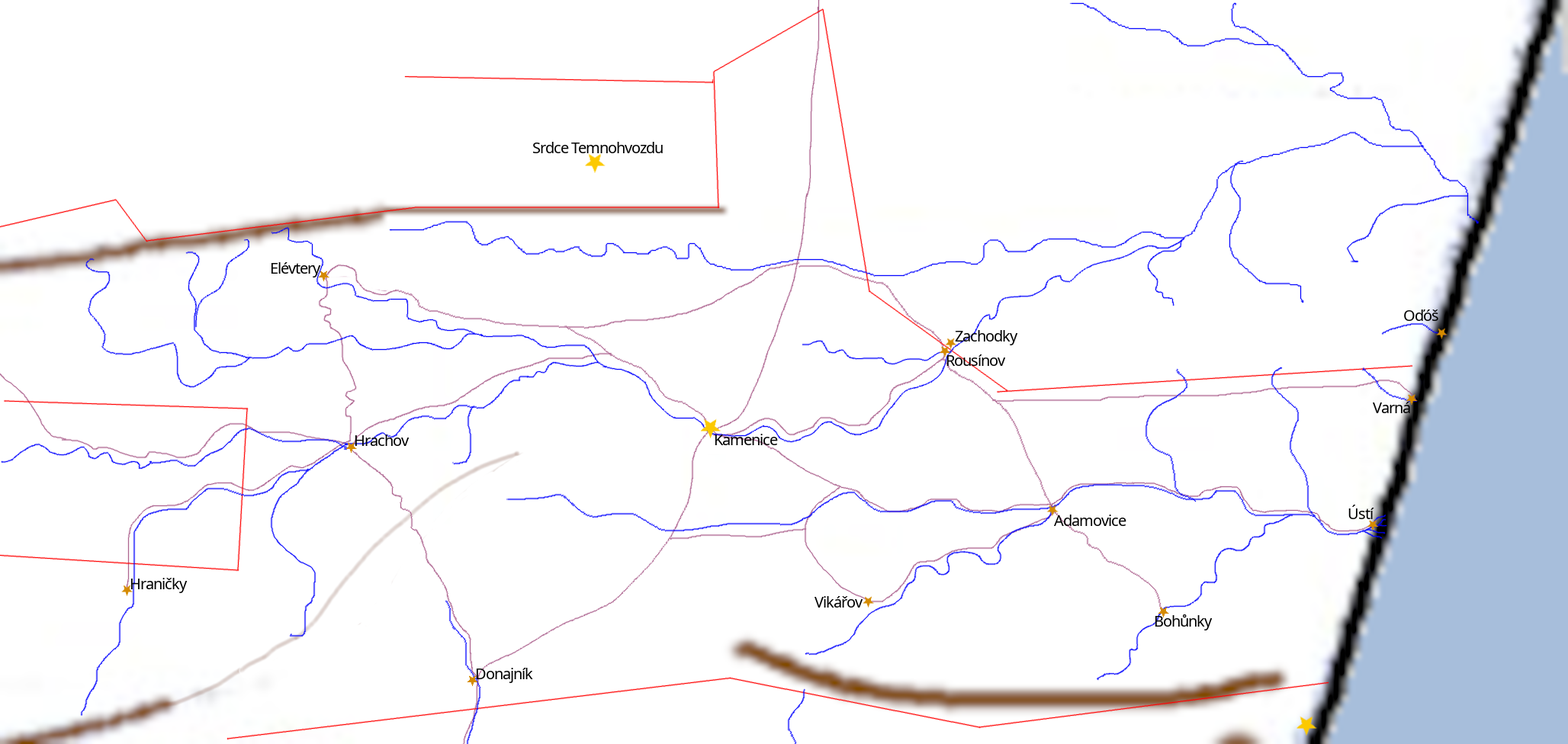
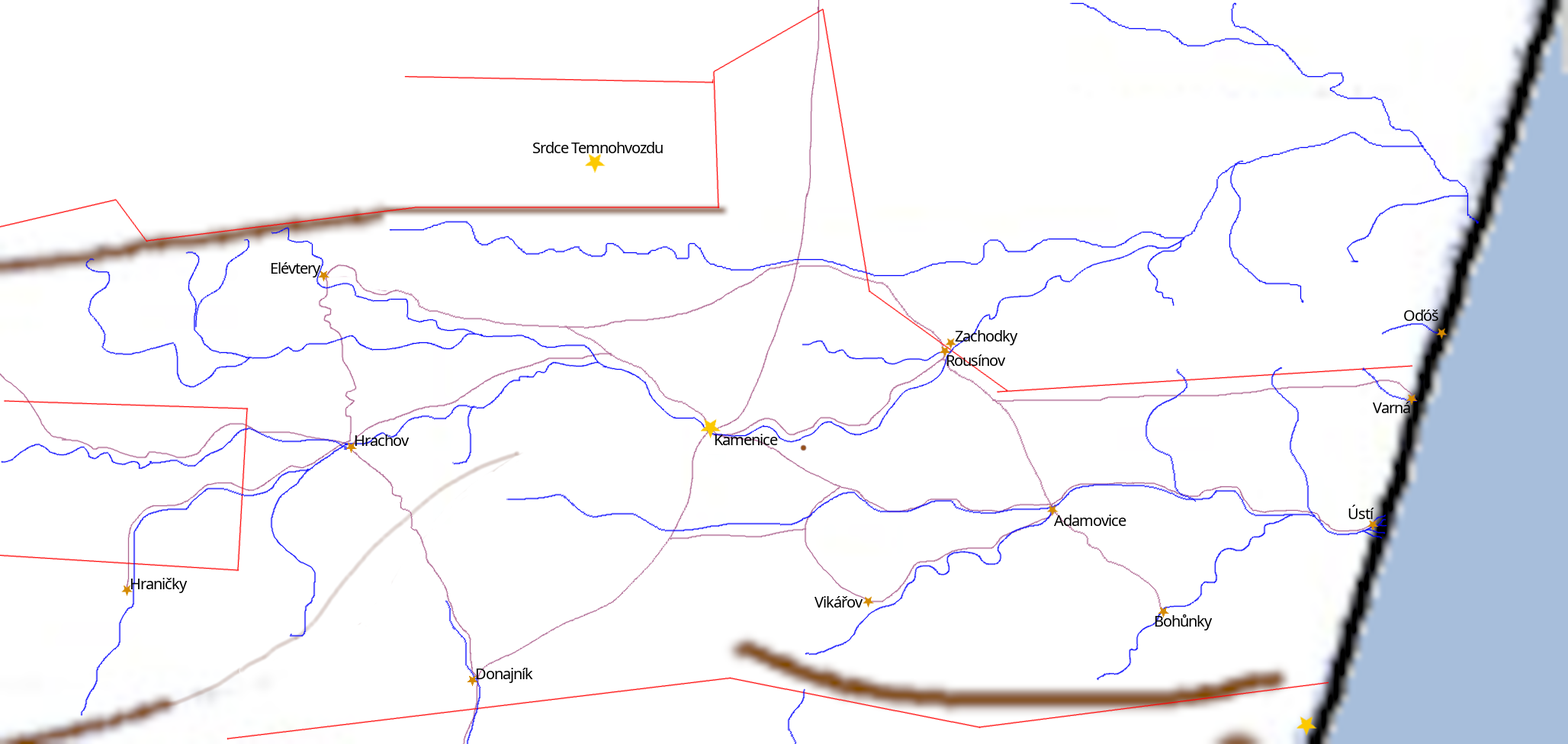
Layered file, before and after one edit (1568 x 744). Changes by layer:
painted on "kontinenty.png" over 800, 444, 807, 452
